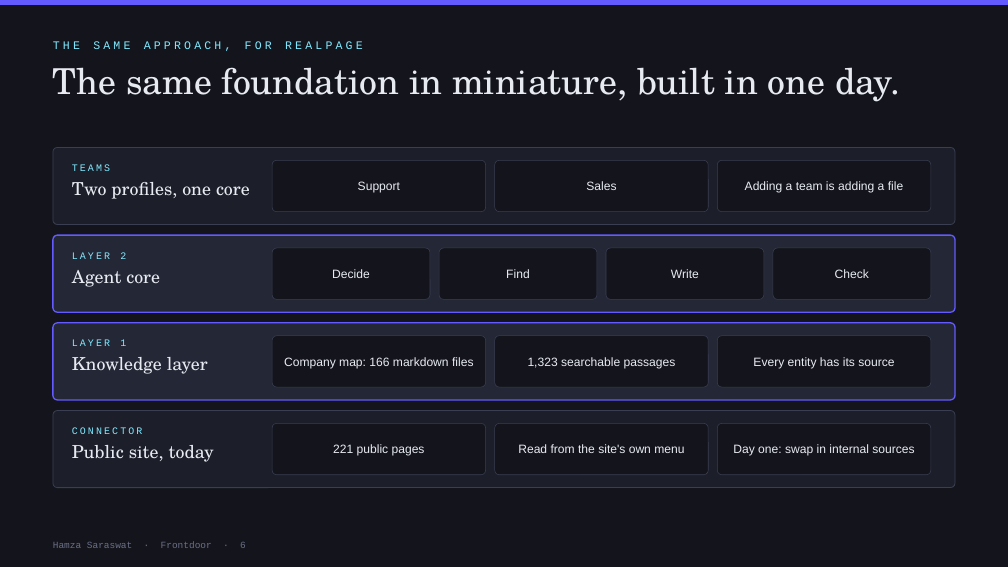
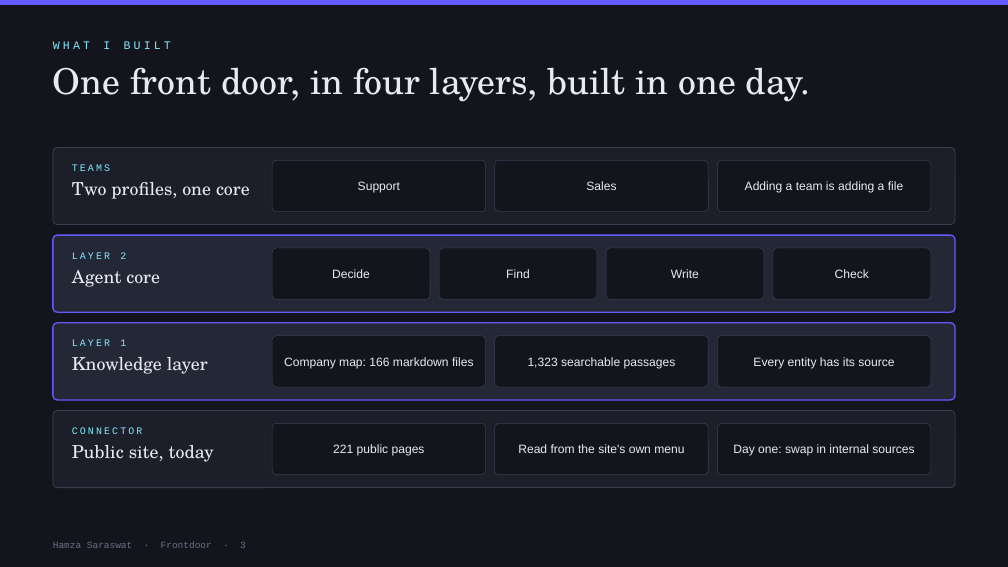
Before and after one commit to Hamza-Saraswat/RP_Demo, a slide deck: slide 3 of deck/frontdoor.pptx (slide 6 before the commit). Drawn at 1008x567 pixels with LibreOffice and Linux fonts; fonts in the diff are those of the drawing. Boxes give left, top, right and bottom in pixels: in the first picture for what was removed or moved away, otherwise in the second. Text is boxed around its words. In the diff, an @@ line names an element or a change of style, - is before the commit and + after.

```diff
--- a/deck/frontdoor.pptx
+++ b/deck/frontdoor.pptx
@@ text at (x1=53, y1=41, x2=171, y2=49): text changed @@
-THE SAME APPROACH, FOR REALPAGE
+WHAT I BUILT
@@ text at (x1=53, y1=67, x2=811, y2=102): text changed @@
-The same foundation in miniature, built in one day.
+One front door, in four layers, built in one day.
```
Also in this commit, not shown: 9 other slides changed, 1 slide removed, 5 other files.
